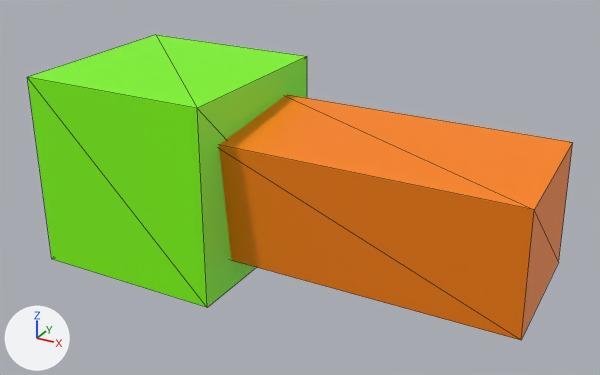
One commit to the glTF model mCube.glb: the scene before it, then after it.
Rendered twice from a camera (50 mm lens) standing at (180.8, -234.1, 115.9) and looking at (52.1, -0.1, -1.1). The lights are fixed; the arrows at lower left show +X, +Y and +Z. Mesh edges are drawn as thin lines. Where no turn or scale is listed for an object, it has been applied to the vertices. Vertices at the same position are counted once.
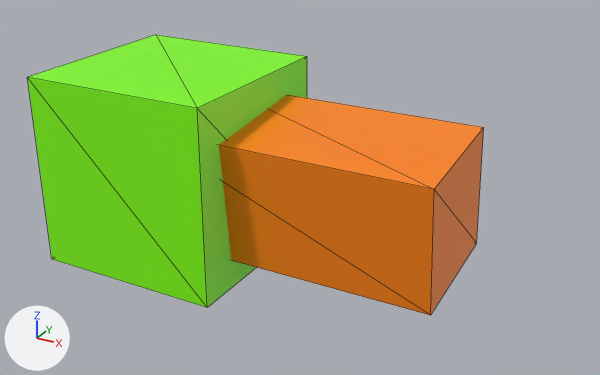
The newer file is also rescaled (x0.0768), turned or shifted as a whole; pictures and numbers use the older file's frame.

Scene script edits in JSON lines:
```json
{"block": "me_cube_1", "where": "me_cube_1.from_pydata(...)  # 8 vertices, 12 faces; spans x -52.8..52.8, y -24.8..24.8, z -24.8..24.8"}
{"block": "me_cube_1", "where": "# used by ob_cube_1; location = (85.2, 0.0, 0.0)"}
{"block": "me_cube_1", "change": "me_cube_1 part 1: the whole mesh is moved by (-28.5, 0.0, 0.0)"}
```

Changed parts and their boxes [x1, y1, x2, y2] in the pictures (600 x 375 px):
```json
{"object": "Cube.1", "change": "mesh moved", "before": [219, 95, 573, 340], "after": [219, 95, 484, 315]}
```
